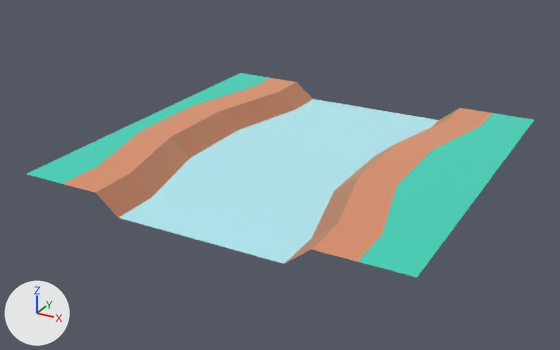
An edit to the FBX model Assets/CityRendererSystem/riverprefabs/riverStraight.fbx, drawn before and after from the same camera.
One viewpoint serves both versions: a camera (50 mm lens) standing at (0.88, -1.722, 0.808) and looking at (-0.04, -0.049, -0.029). Arrows for +X, +Y and +Z are at lower left; the lights stay in place. The first picture is the older version. Where no turn or scale is listed for an object, it has been applied to the vertices. Vertices at exactly the same position are counted once.

Script lines for the objects in view, before the commit:
```python
mat_grass_003 = principled_material('grass.003')
mat_grass_003.base_color = (0.173, 0.847, 0.722)  # cyan #73eddd
mat_grass_003.metallic = 1.0
mat_grass_003.roughness = 1.0
me_mesh_ground_riverstraight_003 = bpy.data.meshes.new('Mesh ground_riverStraight.003')
me_mesh_ground_riverstraight_003.from_pydata(...)  # 40 vertices, 62 faces; spans x -0.5..0.5, y -0.5..0.5, z 0.0..0.05
# faces by material slot: [20, 12, 10, 20]
me_mesh_ground_riverstraight_003.materials.append(mat_dirtdark_003)  # beige #dbab8e
me_mesh_ground_riverstraight_003.materials.append(mat_grass_003)  # cyan #73eddd
me_mesh_ground_riverstraight_003.materials.append(mat_water_004)  # pale blue #d8faff
me_mesh_ground_riverstraight_003.materials.append(mat_dirt_003)  # beige #f2be9e
ob_ground_riverstraight_9_001 = bpy.data.objects.new('ground_riverStraight_9.001', me_mesh_ground_riverstraight_003)
ob_ground_riverstraight_9_001.location = (0.0, 0.0, 0.0)
```
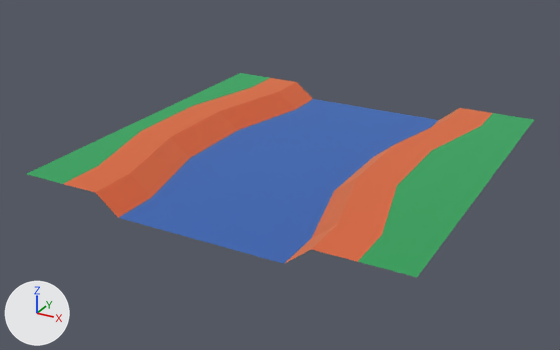
Where the newer file only moved an object's origin or applied its transform, the numbers keep the older frame.

The change in detail:
Picture 'colormap.png' (img_colormap_png) is new.
In material 'grass.003' (mat_grass_003), base_color is no longer (0.173, 0.847, 0.722), cyan #73eddd.
In material 'grass.003' (mat_grass_003), texture is now set to img_colormap_png.
me_mesh_ground_riverstraight_003 has 40 vertices, 62 faces and spans x -0.5..0.5, y -0.5..0.5, z 0.0..0.05.
me_mesh_ground_riverstraight_003 is used by ob_ground_riverstraight_9_001; location (0.0, 0.0, 0.0).
me_mesh_ground_riverstraight_003 part 1: all 20 faces that had it switch from mat_dirtdark_003 (beige #dbab8e) to mat_grass_003 (picture img_colormap_png).
me_mesh_ground_riverstraight_003 part 2: all 10 faces that had it switch from mat_water_004 (pale blue #d8faff) to mat_grass_003 (picture img_colormap_png).
me_mesh_ground_riverstraight_003 part 3: all 20 faces that had it switch from mat_dirt_003 (beige #f2be9e) to mat_grass_003 (picture img_colormap_png).

Where the change shows, as pixel boxes [x1, y1, x2, y2] in the pictures (560 x 350 px):
'ground_riverStraight_9.001', surface changed, recoloured (darker): [27, 73, 534, 277] in both
part 1 of me_mesh_ground_riverstraight_003, recoloured: [95, 82, 458, 263] in both
part 2 of me_mesh_ground_riverstraight_003, recoloured (pale blue to blue): [119, 99, 438, 264] in both
part 3 of me_mesh_ground_riverstraight_003, recoloured: [64, 78, 493, 262] in both
